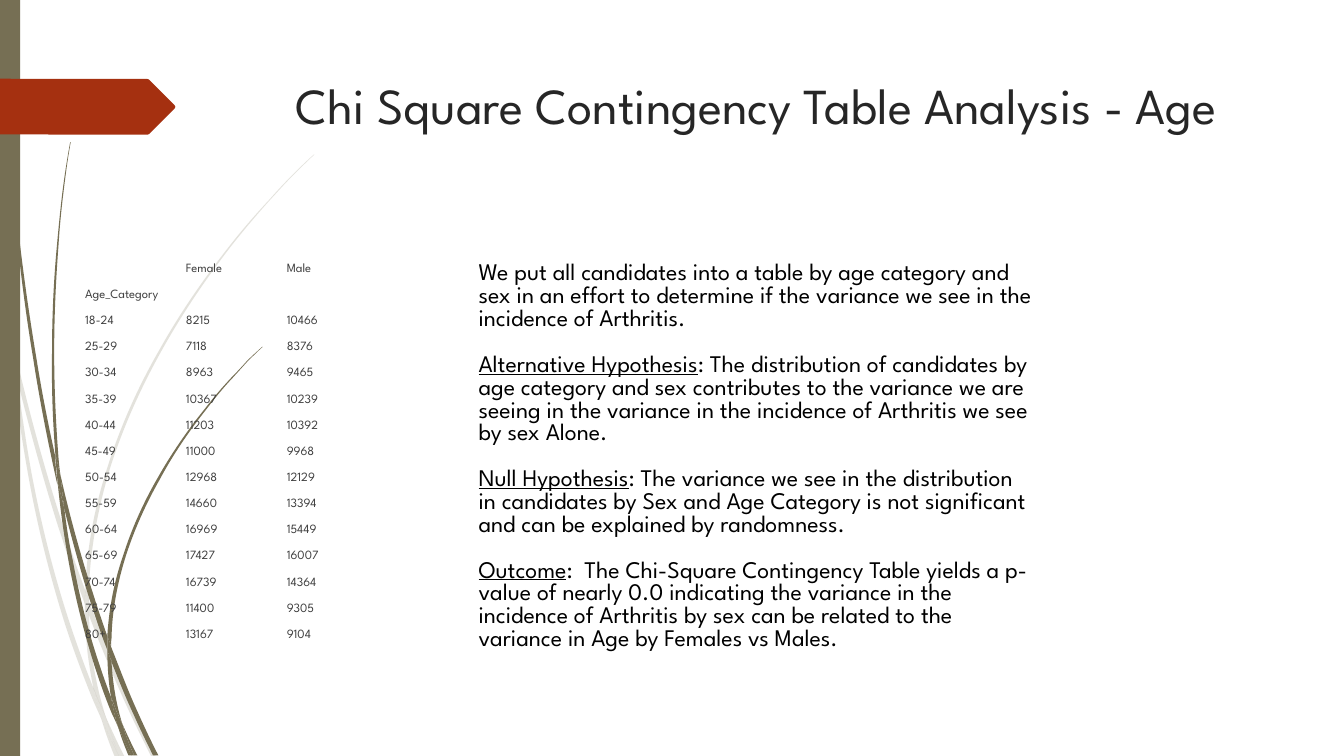
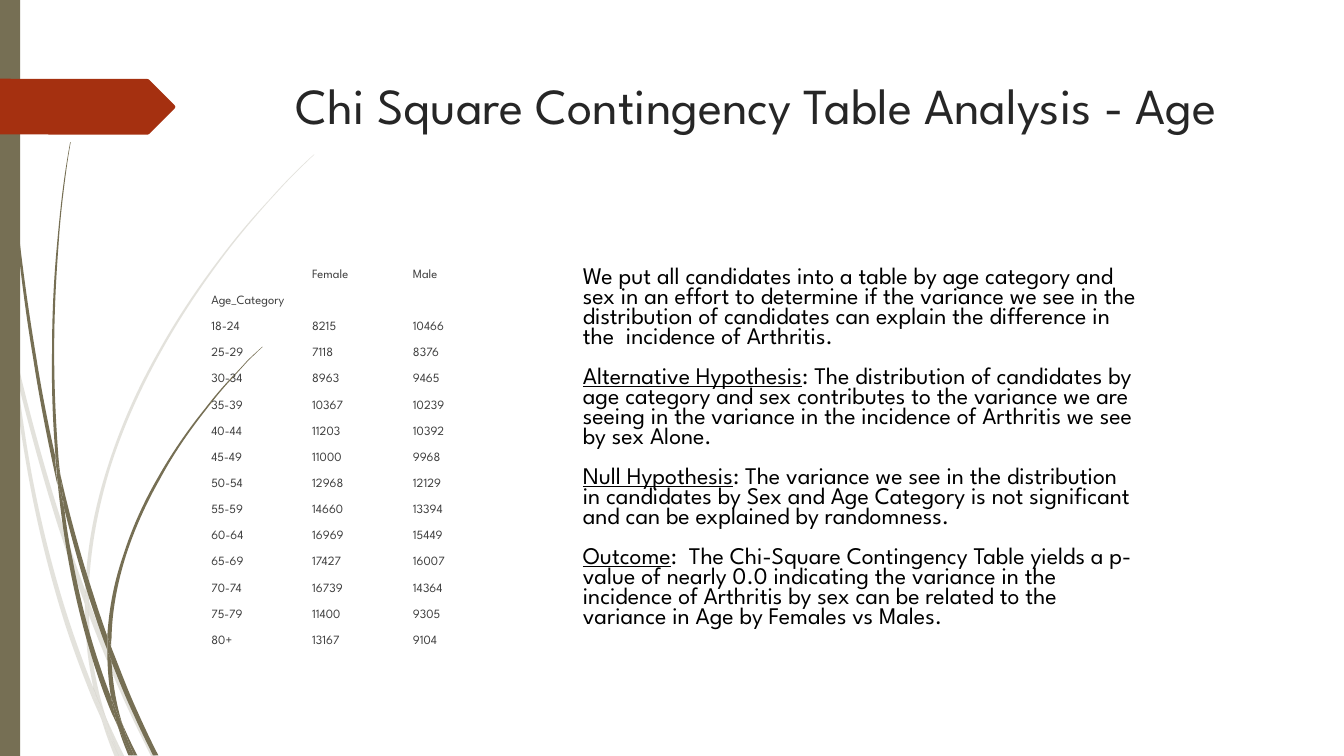
Before and after one commit to jeffrey1008x/Project1Team5, a slide deck: slide 14 of Analysis of Selected Health Issues (Light).pptx. Drawn at 1344x756 pixels with LibreOffice and Linux fonts; fonts in the diff are those of the drawing; background and template pictures are left out. Boxes give left, top, right and bottom in pixels: in the first picture for what was removed or moved away, otherwise in the second. Text is boxed around its words. In the diff, an @@ line names an element or a change of style, - is before the commit and + after.

```diff
--- a/Analysis of Selected Health Issues (Light).pptx
+++ b/Analysis of Selected Health Issues (Light).pptx
@@ text "Female Male" rewrapped from <box>85,263,319,643</box> to <box>211,269,445,644</box> @@
@@ text "We put all candidates into ...": place and size @@
-text "We put all candidates into ..." at <box>479,263,1031,652</box>
+text "We put all candidates into ..." at <box>583,267,1135,630</box>
@@ text at <box>583,267,1135,345</box>: text changed @@
-We put all candidates into a table by age category and sex in an effort to determine if the variance we see in the incidence of Arthritis.
+We put all candidates into a table by age category and sex in an effort to determine if the variance we see in the distribution of candidates can explain the difference in the incidence of Arthritis.
@@ text at <box>583,367,1132,630</box>: line spacing 0.8 to 0.7 @@
```
Also in this commit, not shown: 10 other slides changed, 5 slides added, 14 slides removed, 1 other file.
